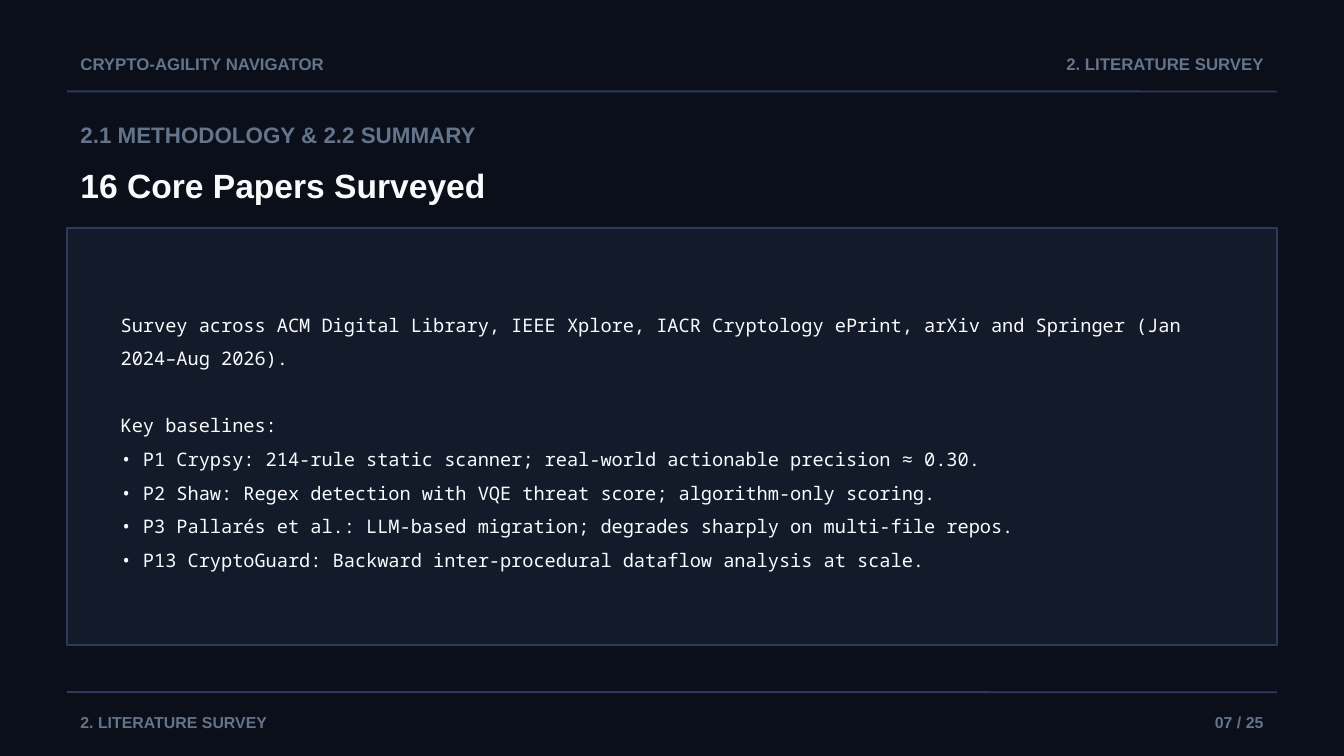
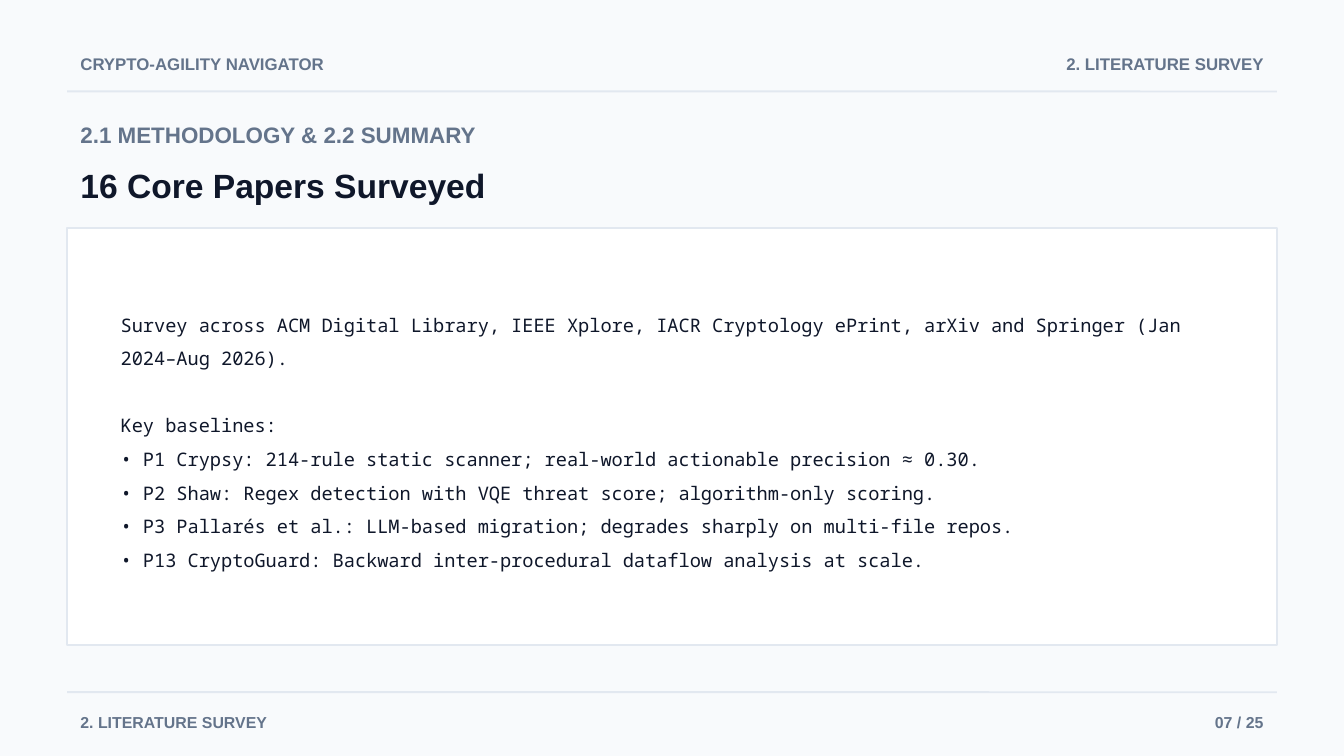
Before and after one commit to AviDhandhania/IDP-Project, a slide deck: slide 7 of docs/presentations/Crypto-Agility_Navigator_Review2.pptx. Drawn at 1344x756 pixels with LibreOffice and Linux fonts; fonts in the diff are those of the drawing. Boxes give left, top, right and bottom in pixels: in the first picture for what was removed or moved away, otherwise in the second. Text is boxed around its words. In the diff, an @@ line names an element or a change of style, - is before the commit and + after.

Commit message:
style: apply crisp light theme to PPT generator

```diff
--- a/docs/presentations/Crypto-Agility_Navigator_Review2.pptx
+++ b/docs/presentations/Crypto-Agility_Navigator_Review2.pptx
@@ background #0B0F19 to #F8FAFC @@
@@ line (67, 91) - (1277, 91): stroke #2A3B5C 1 pt to #E2E8F0 1 pt @@
@@ text "16 Core Papers Surveyed" at bbox=[80, 173, 485, 204]: text colour #F8FAFC to #0F172A @@
@@ rectangle at bbox=[67, 228, 1277, 645]: fill #131B2B to #FFFFFF; outline #2A3B5C 1 pt to #E2E8F0 1 pt @@
@@ text "Survey across ACM Digital Library, ..." at bbox=[121, 317, 1181, 572]: text colour #F8FAFC to #0F172A @@
@@ line (67, 692) - (1277, 692): stroke #2A3B5C 1 pt to #E2E8F0 1 pt @@
```
Also in this commit, not shown: 24 other slides changed, 1 other file.
